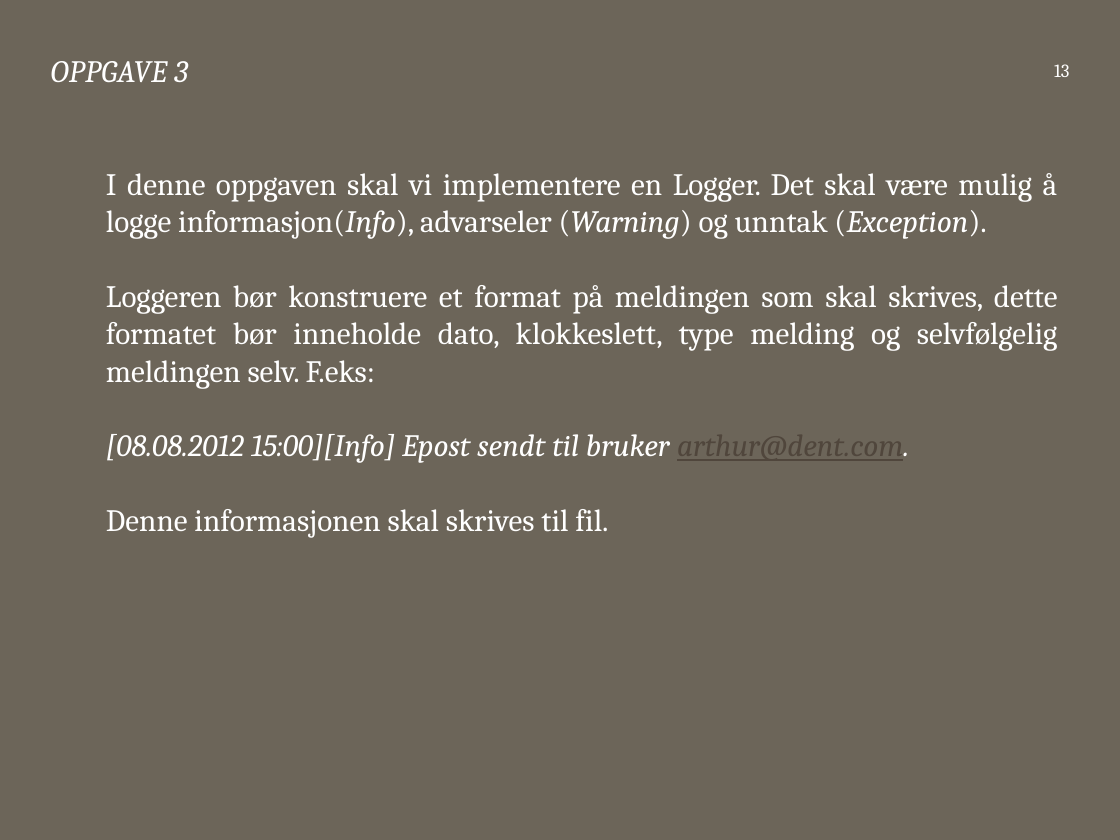
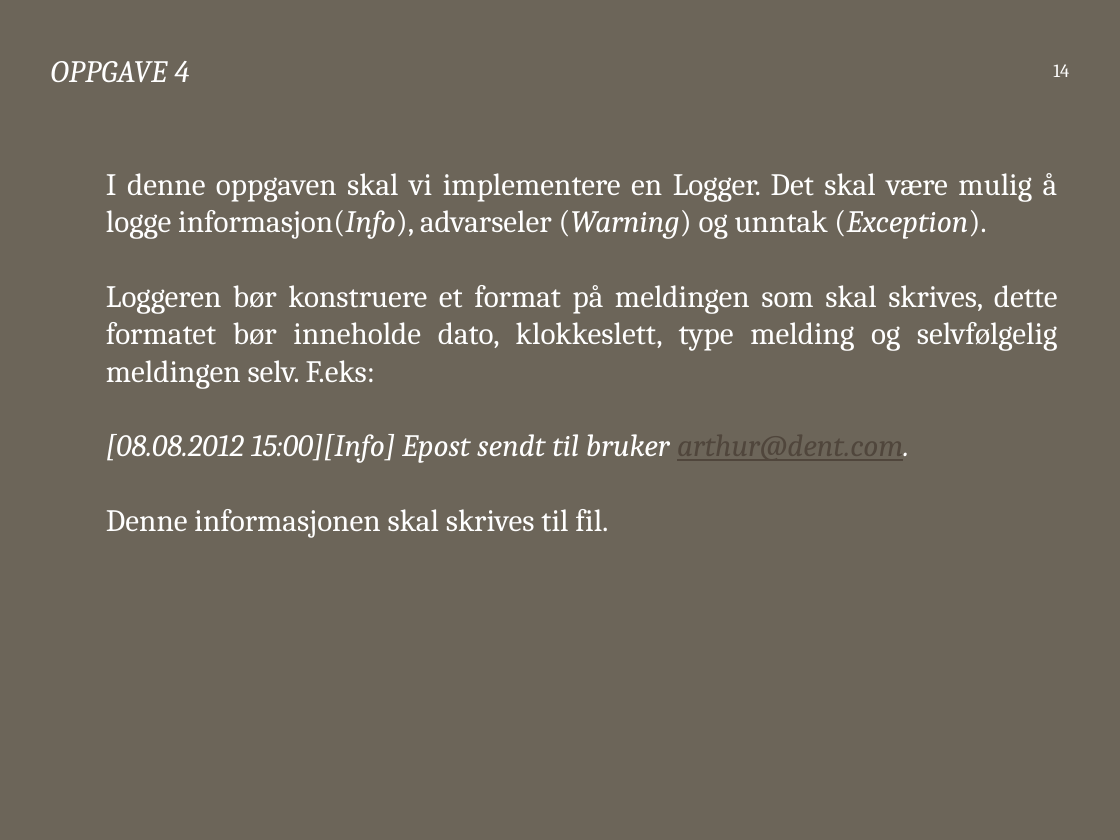
Before and after one commit to bekk/dotnetkurs, a slide deck: slide 14 of tdd/TDD.pptx (slide 13 before the commit). Drawn at 1120x840 pixels with LibreOffice and Linux fonts; fonts in the diff are those of the drawing. Boxes give left, top, right and bottom in pixels: in the first picture for what was removed or moved away, otherwise in the second. Text is boxed around its words. In the diff, an @@ line names an element or a change of style, - is before the commit and + after.

```diff
--- a/tdd/TDD.pptx
+++ b/tdd/TDD.pptx
@@ title at [51,61,189,82]: text changed @@
-OPPGAVE 3
+OPPGAVE 4
@@ page number at [1053,64,1069,77]: text changed @@
-13
+14
```
Also in this commit, not shown: 3 other slides changed, 1 slide added, 1 slide removed.
